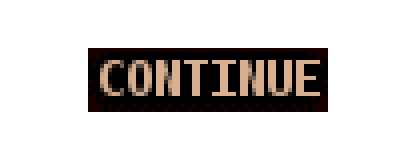
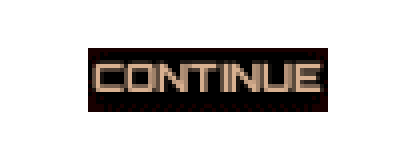
Revision of a layered w=416, h=148 image; what changed, layer by layer:
added layer "CONTINUE #1" above "Layer" over [92, 60, 324, 92]
hid "CONTINUE" over [100, 60, 320, 96]
